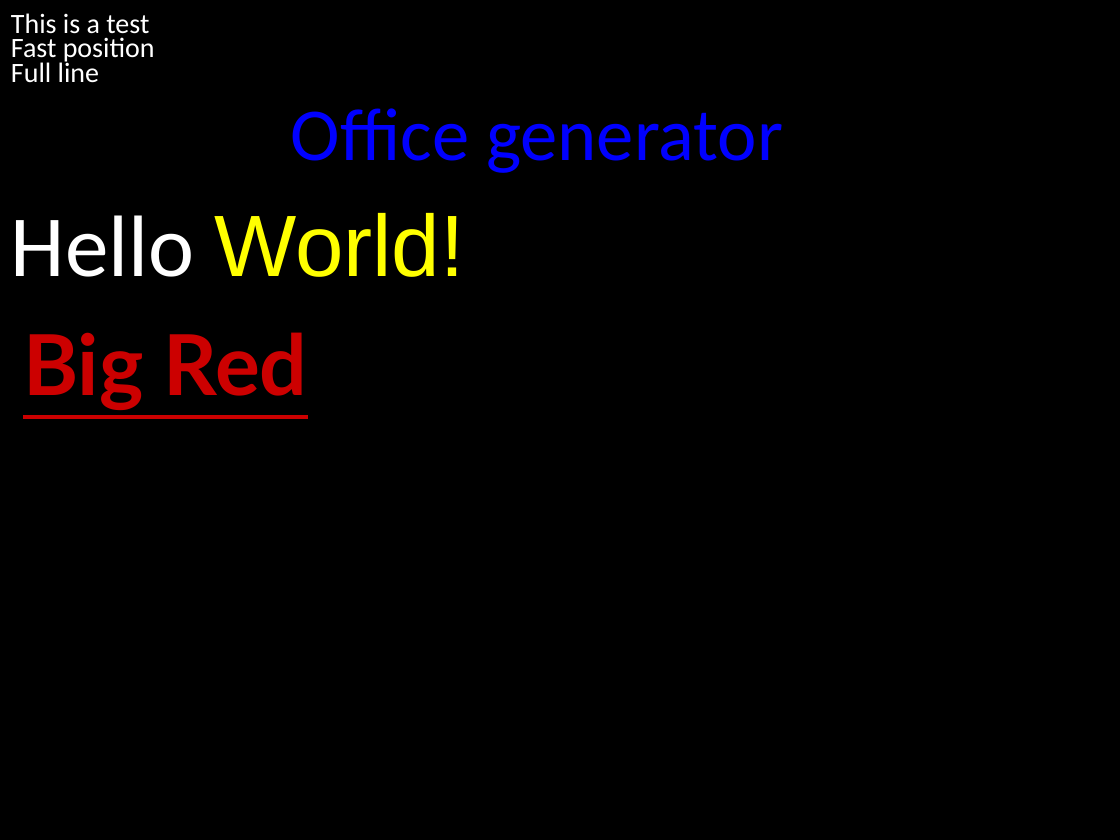
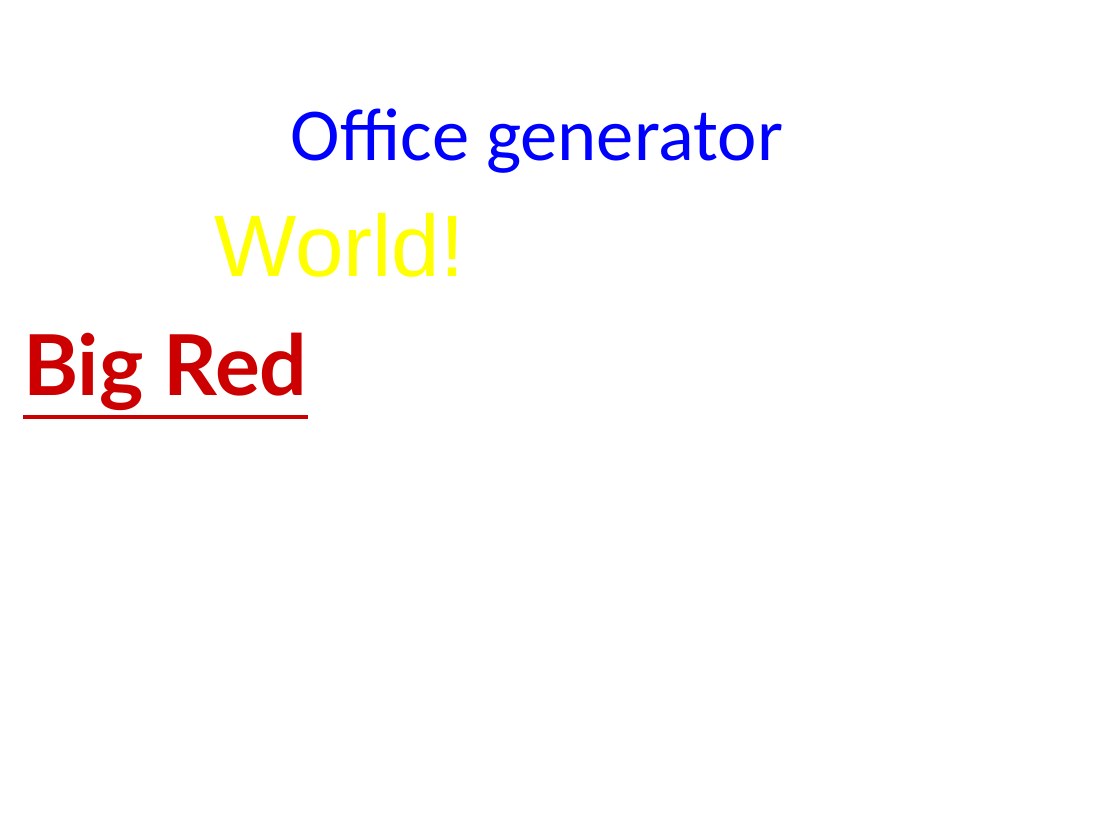
Before and after one commit to Tostig0916/hqcoffee, a slide deck: slide 1 of reports/ppt/jsszyy.officegen.pptx. Drawn at 1120x840 pixels with LibreOffice and Linux fonts; fonts in the diff are those of the drawing. Boxes give left, top, right and bottom in pixels: in the first picture for what was removed or moved away, otherwise in the second. Text is boxed around its words. In the diff, an @@ line names an element or a change of style, - is before the commit and + after.

Commit message:
modified

```diff
--- a/reports/ppt/jsszyy.officegen.pptx
+++ b/reports/ppt/jsszyy.officegen.pptx
@@ background #000000 to #FFFFFF @@
@@ text removed at [11,13,149,40] @@
-This is a test
@@ text removed at [11,37,155,64] @@
-Fast position
@@ text removed at [11,59,99,83] @@
-Full line
```
